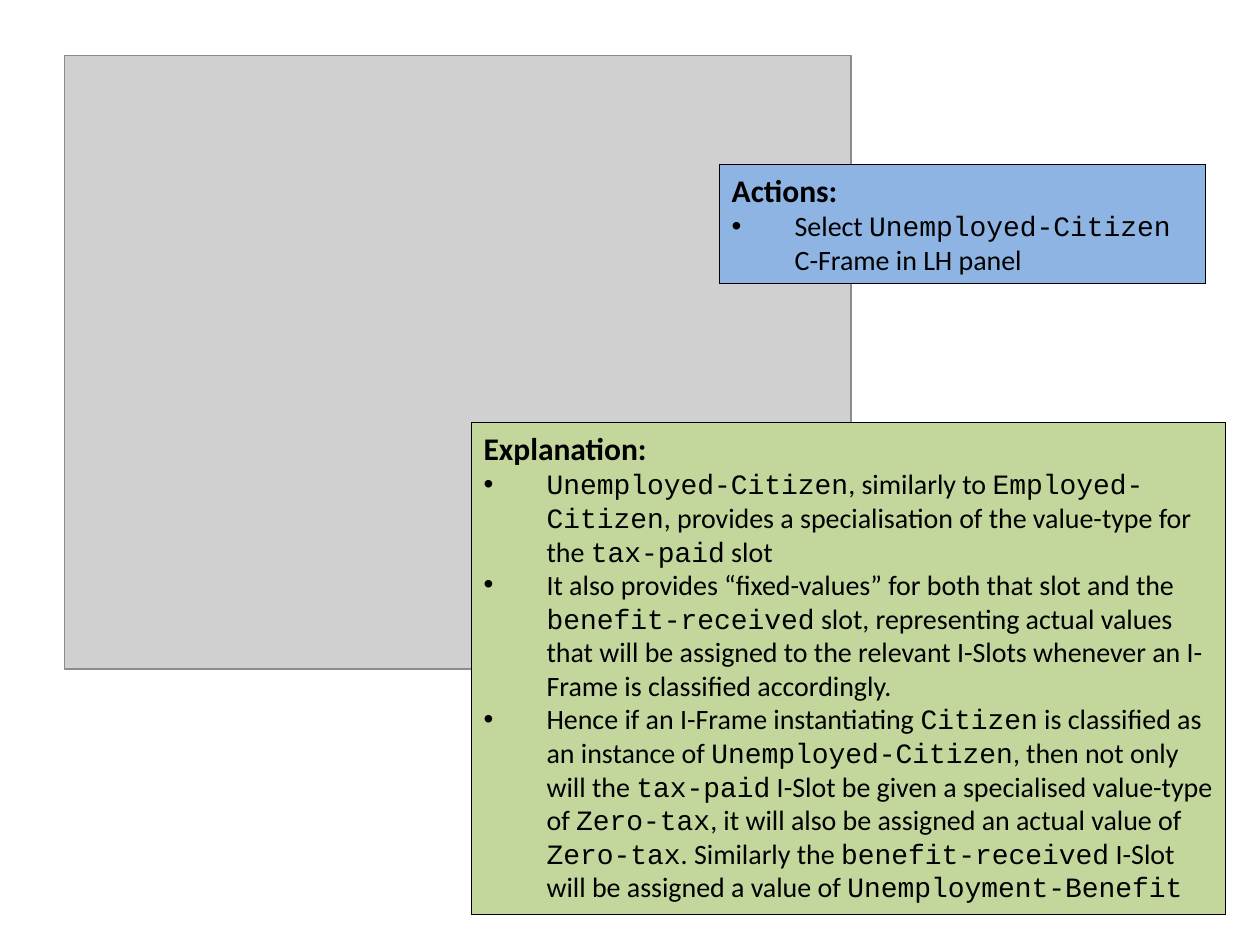
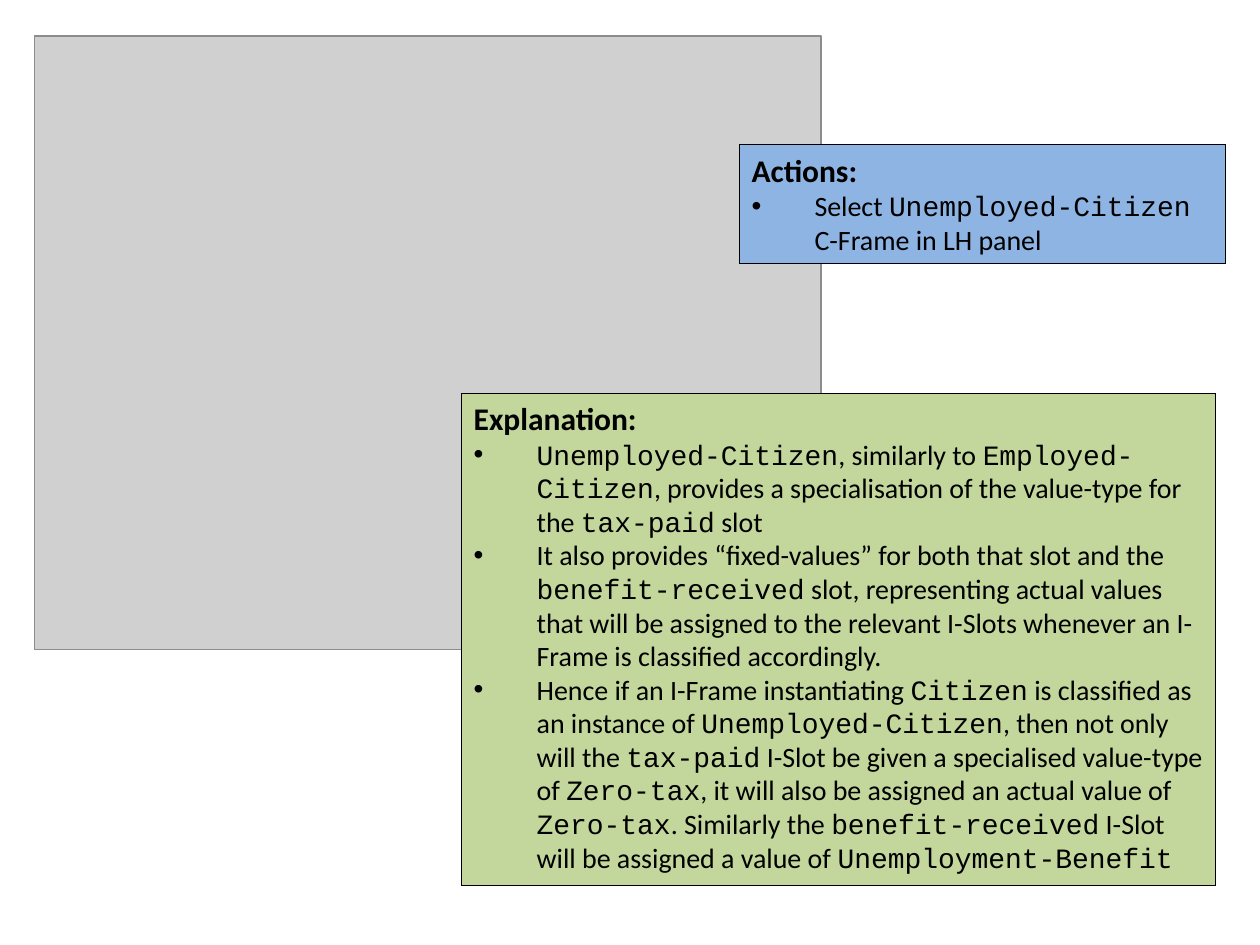
Before and after one commit to colin-puleston/mekon-hobo, a slide deck: slide 19 of docs/MEKON-HOBO Introductory Tutorial.pptx. Drawn at 1260x945 pixels with LibreOffice and Linux fonts; fonts in the diff are those of the drawing; grey boxes stand for pictures. Boxes give left, top, right and bottom in pixels: in the first picture for what was removed or moved away, otherwise in the second. Text is boxed around its words. In the diff, an @@ line names an element or a change of style, - is before the commit and + after.

```diff
--- a/docs/MEKON-HOBO Introductory Tutorial.pptx
+++ b/docs/MEKON-HOBO Introductory Tutorial.pptx
@@ picture: place and size @@
-picture at (64, 55, 850, 669)
+picture at (35, 37, 822, 650)
@@ rectangle "Actions:": place and size @@
-rectangle "Actions:" at (719, 165, 1206, 284)
+rectangle "Actions:" at (740, 145, 1226, 263)
@@ rectangle "Explanation:": place and size @@
-rectangle "Explanation:" at (471, 423, 1225, 915)
+rectangle "Explanation:" at (461, 393, 1215, 885)
```
Also in this commit, not shown: 11 other slides changed, 2 slides added.
